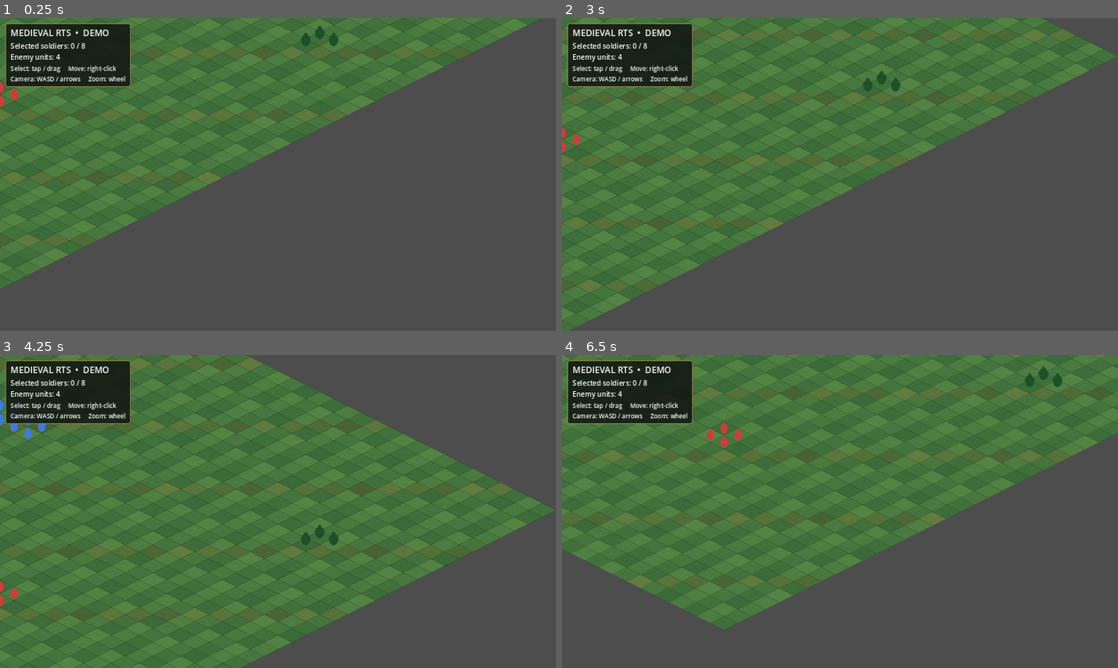
Above: before the commit, frames 1-4 (two rows, left to right).
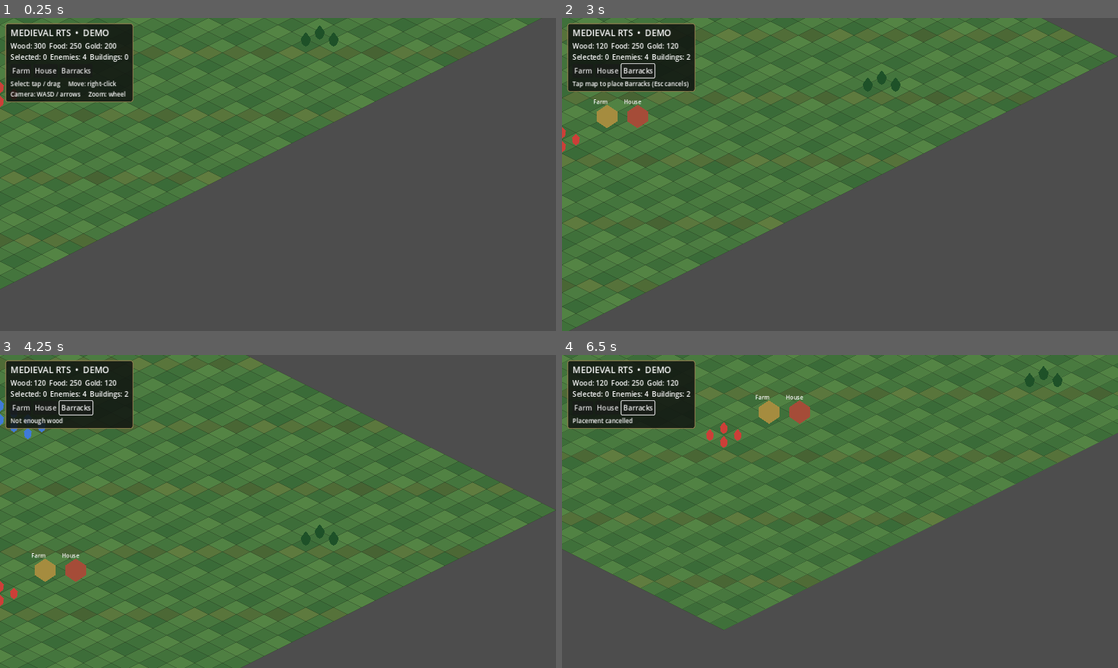
Above: after the commit, the same moments.

Repository: noub1234567-cmd/Medieval-RTS-Mobile
Game: Godot game, scene res://scenes/main.tscn
Same seed, same stepped clock (60 frames per second), same inputs: the game is played once before the commit and once after it.
Inputs (mouse positions are in pixels of both pictures, inside the frame that each line leads up to):
- Up to frame 1 (0.25 s): no input
- Up to frame 2 (3 s): click (584, 71) at 0.5 s, where only the run after the commit has a clickable "Farm"; click (606, 71) at 1.25 s, where only the run after the commit has a clickable "House"; click (639, 71) at 2 s, where only the run after the commit has a clickable "Barracks"; tap Enter at 2.75 s; move the mouse to (812, 237) at 2.77 s; hold W from 2.78 s (still down); click (812, 237) at 2.92 s
- Up to frame 3 (4.25 s): release W at 3.5 s; drag from (444, 558) to (250, 574) at 3.52 s
- Up to frame 4 (6.5 s): move the mouse to (673, 464) at 4.27 s; hold A 4.28-5 s; click (673, 464) at 4.42 s; drag from (867, 511) to (673, 464) at 5.02 s; move the mouse to (756, 433) at 5.77 s; hold S from 5.78 s (still down); click (756, 433) at 5.92 s; tap Escape at 6.4 s

The runs differ from the first frame. In frame 1, 2.5% of the frame differs, in the area x 0-24%, y 1-27%; in frame 2, 2.3%; in frame 3, 2.1%; in frame 4, 2.2%.

Commit message:
Add resource economy and building placement

Diff:
--- a/scripts/game.gd
+++ b/scripts/game.gd
@@ -18,6 +18,11 @@
 var hud: CanvasLayer
 var status_label: Label
 var help_label: Label
+var resources := {"wood": 300, "food": 250, "gold": 200}
+var buildings: Array[Node2D] = []
+var placing_building := false
+var pending_building := ""
+var building_cost := {"Farm": {"wood": 80, "gold": 30}, "House": {"wood": 100, "gold": 50}, "Barracks": {"wood": 150, "gold": 80}}
 
 func _ready() -> void:
 	var overlay := OverlayScene.instantiate()
@@ -86,13 +91,17 @@
 				finish_selection(screen_to_world(event.position))
 				dragging=false
 		elif event.button_index==MOUSE_BUTTON_RIGHT and event.pressed:
-			move_selected(screen_to_world(event.position))
+			if placing_building: place_building(screen_to_world(event.position))
+			else: move_selected(screen_to_world(event.position))
 		elif event.button_index==MOUSE_BUTTON_WHEEL_UP:
 			zoom_level=min(zoom_level*1.1,2.0)
 			update_view()
 		elif event.button_index==MOUSE_BUTTON_WHEEL_DOWN:
 			zoom_level=max(zoom_level/1.1,0.45)
 			update_view()
+	elif event is InputEventKey and event.pressed and event.keycode==KEY_ESCAPE:
+		placing_building=false
+		help_label.text="Placement cancelled"
 	elif event is InputEventMouseMotion and dragging:
 		drag_current=screen_to_world(event.position)
 		overlay_update()
@@ -113,6 +122,10 @@
 	overlay.set_rect(Rect2(drag_start,drag_current-drag_start).abs())
 
 func finish_selection(end_pos:Vector2) -> void:
+	if placing_building:
+		place_building(end_pos)
+		get_node("SelectionOverlay").clear_rect()
+		return
 	var box := Rect2(drag_start,end_pos-drag_start).abs()
 	if box.size.length()<14.0:
 		var nearest:Node2D=null
@@ -170,6 +183,13 @@
 	v.add_child(title)
 	status_label=Label.new()
 	v.add_child(status_label)
+	var buttons:=HBoxContainer.new()
+	v.add_child(buttons)
+	for building_name in ["Farm", "House", "Barracks"]:
+		var b:=Button.new()
+		b.text=building_name
+		b.pressed.connect(func(): begin_placement(building_name))
+		buttons.add_child(b)
 	help_label=Label.new()
 	help_label.text="Select: tap / drag     Move: right-click\nCamera: WASD / arrows     Zoom: wheel"
 	help_label.add_theme_font_size_override("font_size",14)
@@ -187,9 +207,46 @@
 	s.content_margin_bottom=8
 	return s
 
+func enemy_count() -> int:
+	var count:=0
+	for u in units:
+		if u.team==1: count+=1
+	return count
+
+func begin_placement(building_name:String) -> void:
+	placing_building=true
+	pending_building=building_name
+	help_label.text="Tap map to place %s (Esc cancels)" % building_name
+
+func place_building(pos:Vector2) -> void:
+	if not placing_building: return
+	var cost:Dictionary=building_cost[pending_building]
+	for key in cost:
+		if resources[key]<cost[key]:
+			help_label.text="Not enough %s" % key
+			placing_building=false
+			return
+	for key in cost: resources[key]-=cost[key]
+	var structure:=Node2D.new()
+	structure.position=pos
+	var shape:=Polygon2D.new()
+	shape.polygon=PackedVector2Array([Vector2(0,-26),Vector2(24,-10),Vector2(24,12),Vector2(0,28),Vector2(-24,12),Vector2(-24,-10)])
+	shape.color={"Farm":Color(0.65,0.55,0.25),"House":Color(0.65,0.3,0.22),"Barracks":Color(0.3,0.32,0.4)}[pending_building]
+	structure.add_child(shape)
+	var label:=Label.new()
+	label.text=pending_building
+	label.position=Vector2(-32,-42)
+	label.scale=Vector2(0.8,0.8)
+	structure.add_child(label)
+	add_child(structure)
+	buildings.append(structure)
+	placing_building=false
+	help_label.text="Right-click moves units. Choose building then tap map."
+	update_status()
+
 func update_status() -> void:
 	if status_label:
-		status_label.text="Selected soldiers: %d / 8\nEnemy units: 4" % selected.size()
+		status_label.text="Wood: %d  Food: %d  Gold: %d\nSelected: %d  Enemies: %d  Buildings: %d" % [resources.wood,resources.food,resources.gold,selected.size(),enemy_count(),buildings.size()]
 
 func _process(delta:float) -> void:
 	var motion:=Vector2.ZERO
